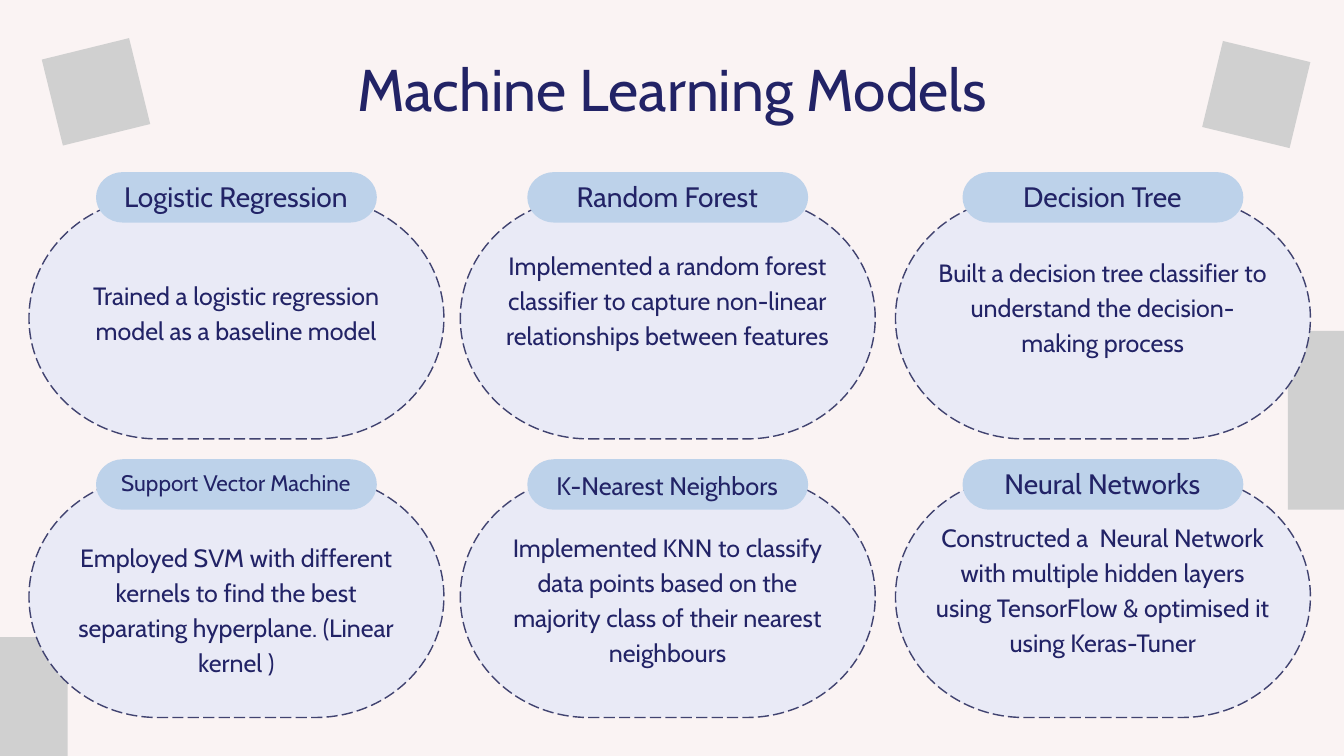
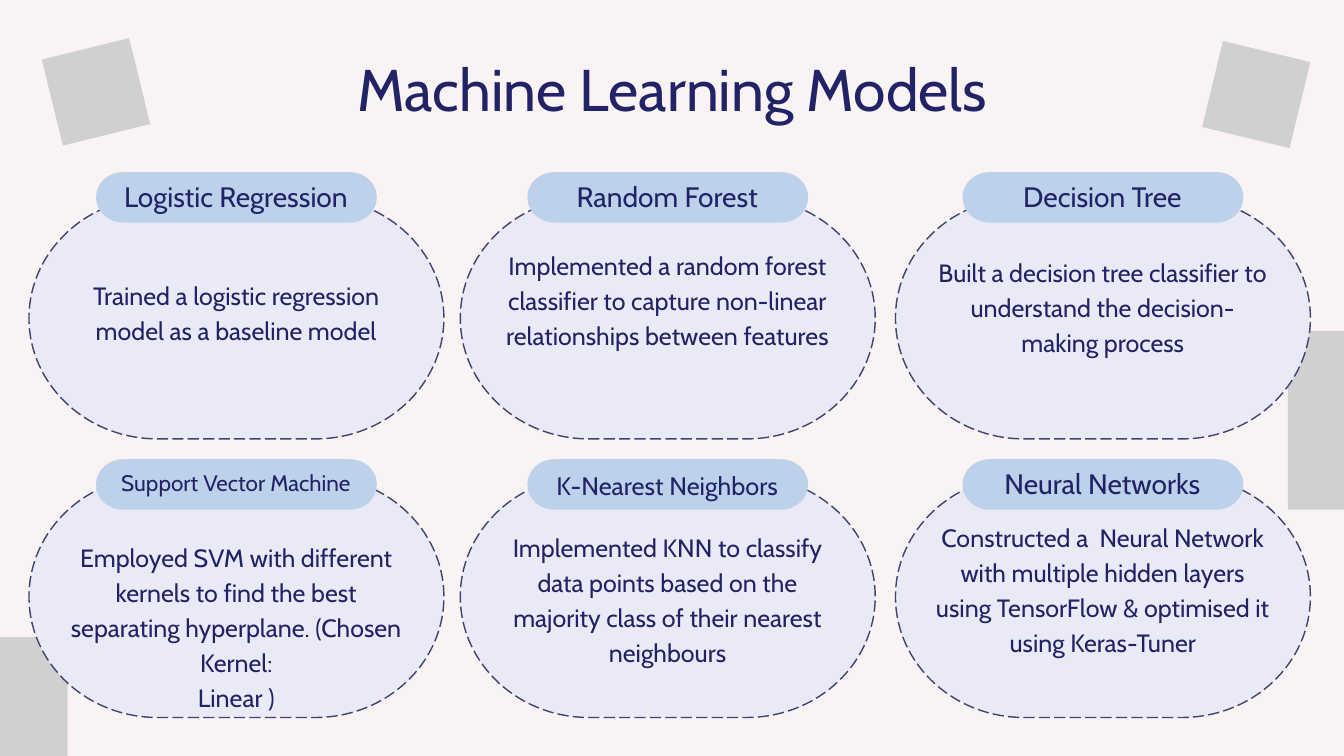
Before and after one commit to bernardtse/diabetes-prediction, a slide deck: slide 4 of presentation/presentation.pptx. Drawn at 1344x756 pixels with LibreOffice and Linux fonts; fonts in the diff are those of the drawing; grey boxes stand for pictures. Boxes give left, top, right and bottom in pixels: in the first picture for what was removed or moved away, otherwise in the second. Text is boxed around its words. In the diff, an @@ line names an element or a change of style, - is before the commit and + after.

```diff
--- a/presentation/presentation.pptx
+++ b/presentation/presentation.pptx
@@ text at (71,548,401,708): text changed @@
-Employed SVM with different kernels to find the best separating hyperplane. (Linear kernel )
+Employed SVM with different kernels to find the best separating hyperplane. (Chosen Kernel:
+Linear )
```
